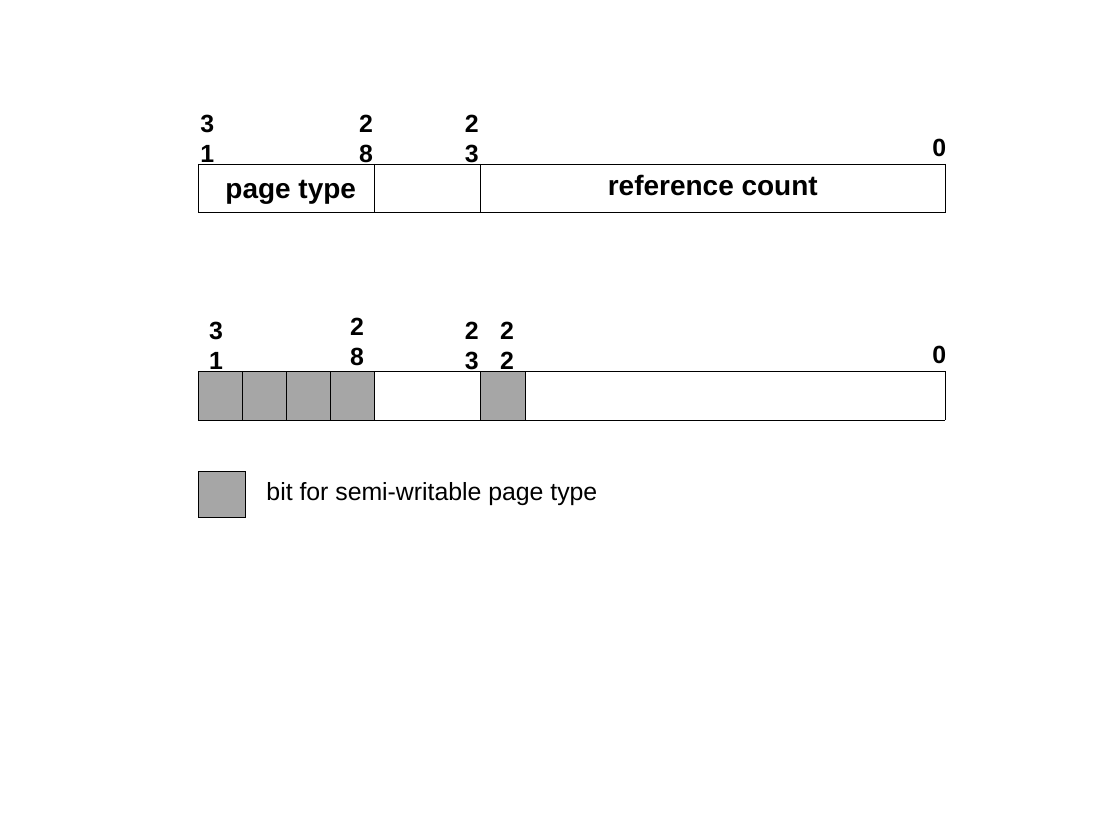
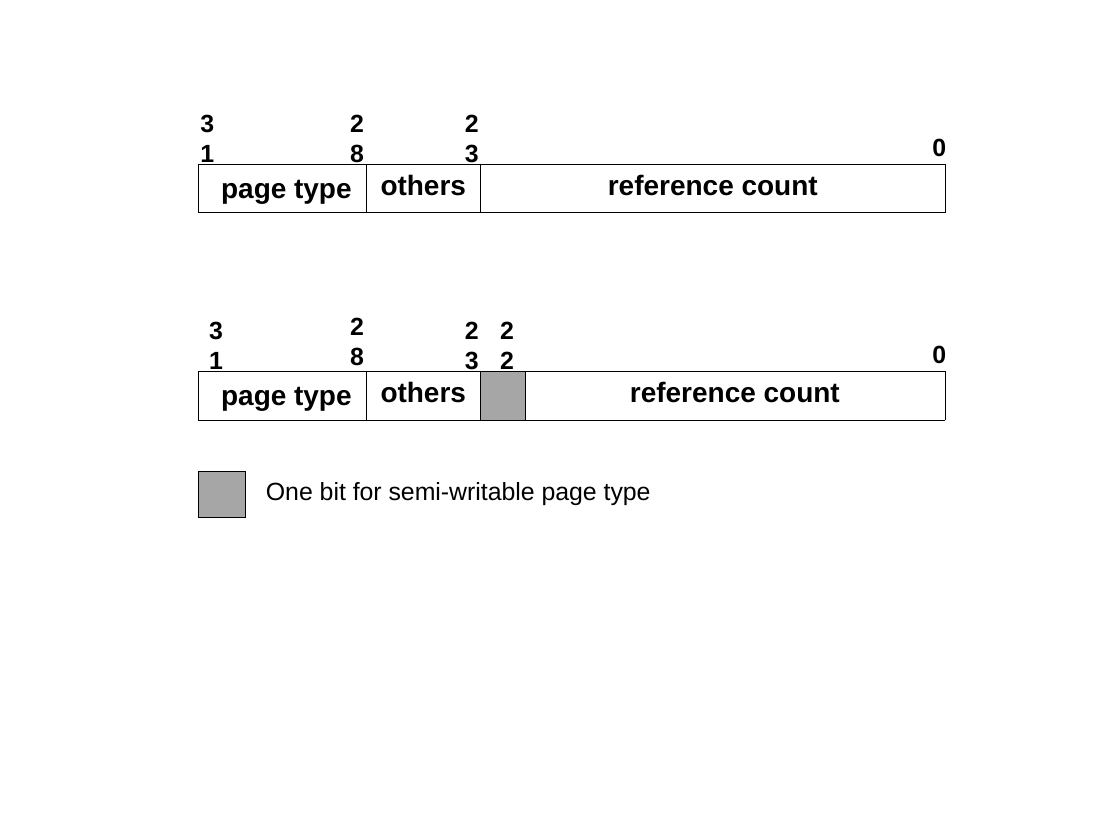
Before and after one commit to strongerwill/FastIO, a slide deck: slide 1 of doc/paper/image/implementation/cache-flag-representation.ppt. Drawn at 1120x840 pixels with LibreOffice and Linux fonts; fonts in the diff are those of the drawing. Boxes give left, top, right and bottom in pixels: in the first picture for what was removed or moved away, otherwise in the second. Text is boxed around its words. In the diff, an @@ line names an element or a change of style, - is before the commit and + after.

```diff
--- a/doc/paper/image/implementation/cache-flag-representation.ppt
+++ b/doc/paper/image/implementation/cache-flag-representation.ppt
@@ text "2": place and size @@
-text "2" at <box>359,114,373,165</box>
+text "2" at <box>350,114,364,165</box>
@@ table at <box>198,165,945,213</box> @@
-row 1, column 2: 
+row 1, column 2: others
@@ table at <box>198,372,944,420</box> @@
+column 1: page type
+column 2: others
-column 2: 
-column 3: 
-column 4: 
-column 5: 
-column 6: 
-column 7: 
+column 4: reference count
@@ text at <box>266,482,651,505</box>: text changed @@
-bit for semi-writable page type
+One bit for semi-writable page type
```
Also in this commit, not shown: 6 other files.
